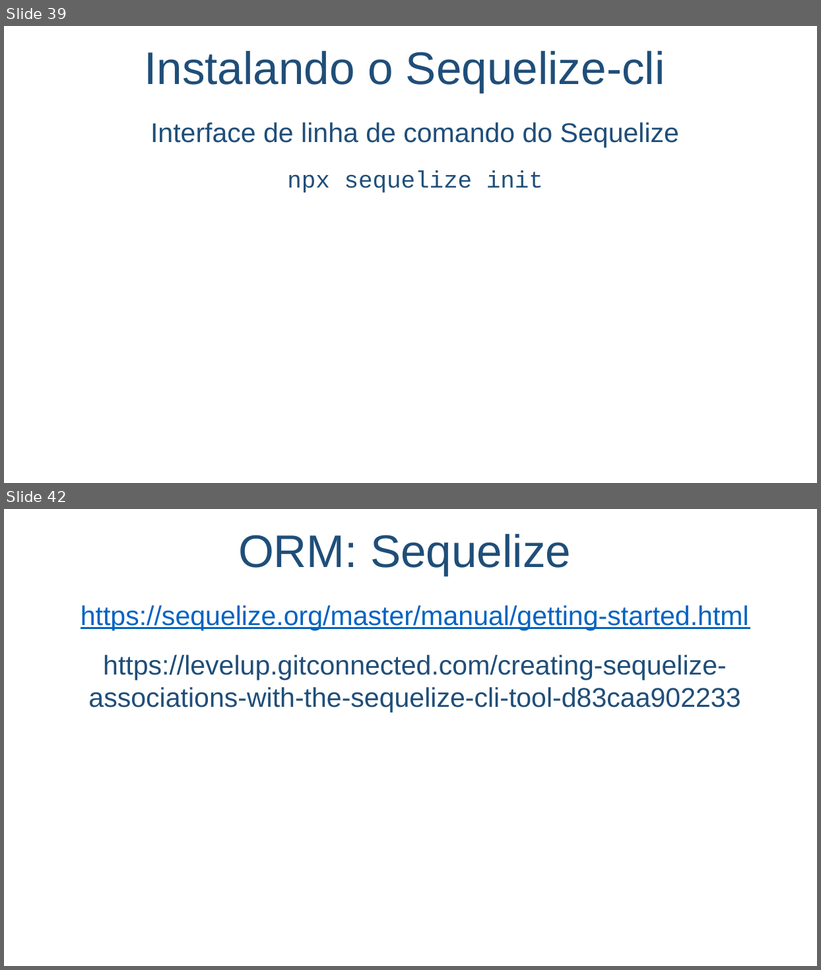
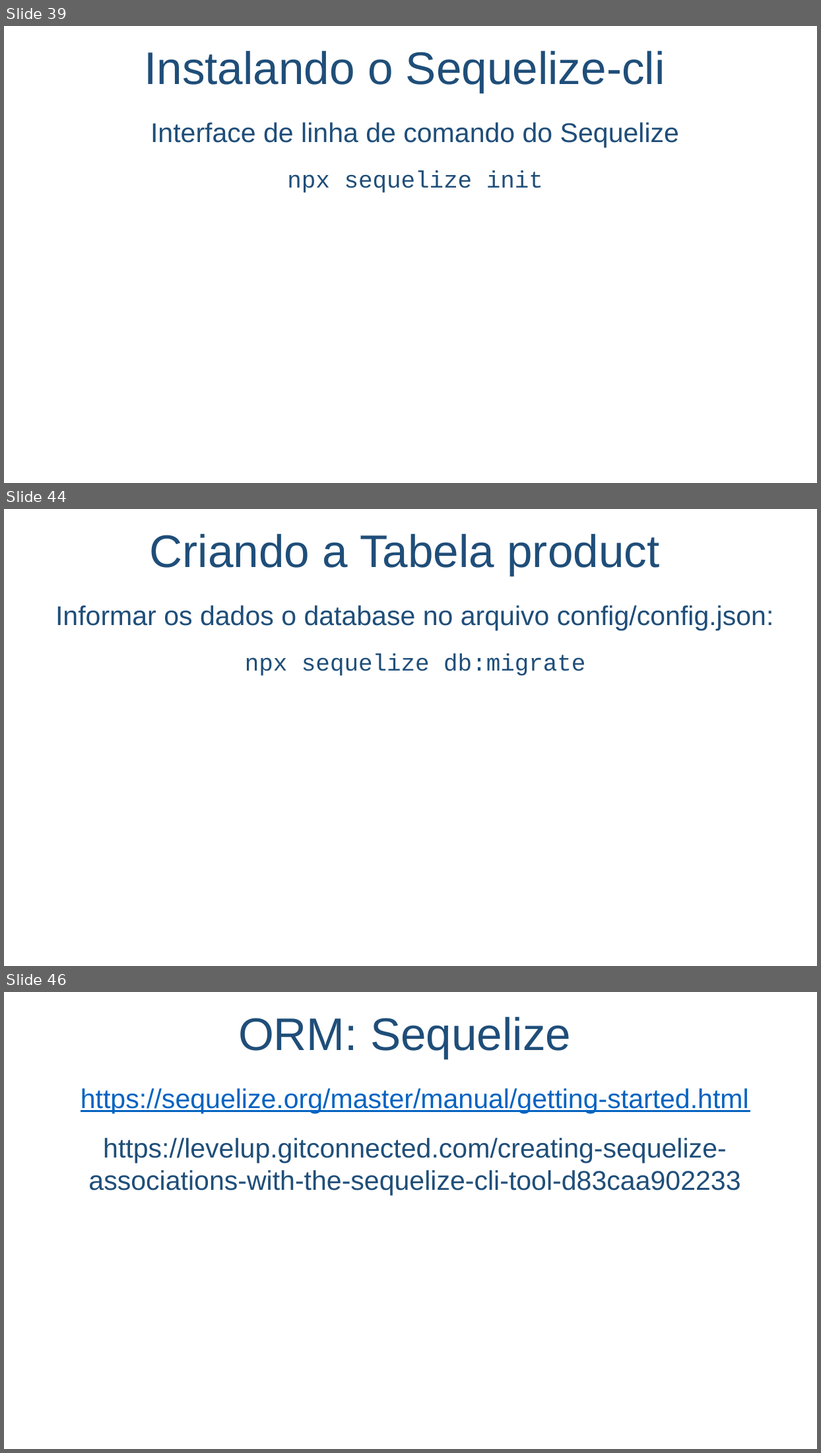
Before and after one commit to salmo-jr/public-slides, a slide deck: node-js.pptx. Shown one above the other, each under a label of ours: slides 39 and 42 before the commit, slides 39, 44 and 46 after it; the slides between them are not shown. The pictures are 821x970 and 821x1453 pixels, drawn with LibreOffice and Linux fonts; fonts in the diff are those of the drawing; background and template pictures are left out. Boxes give left, top, right and bottom in pixels: in the first picture for what was removed or moved away, otherwise in the second. Text is boxed around its words. In the diff, an @@ line names an element or a change of style, - is before the commit and + after.

```diff
--- a/node-js.pptx
+++ b/node-js.pptx
@@ slide 44 added at <box>4,509,817,966</box>, background picture (left out) @@
@@ text added at <box>150,533,659,576</box>, 54 pt, text #1F4E79 @@
+Criando a Tabela product
@@ text added at <box>55,605,774,676</box>, 32 pt, text #1F4E79 @@
+Informar os dados o database no arquivo config/config.json:
+npx sequelize db:migrate
@@ what was slide 42 is now slide 46 @@
```
Also in this commit, not shown: 8 slides changed, 3 other slides added.
